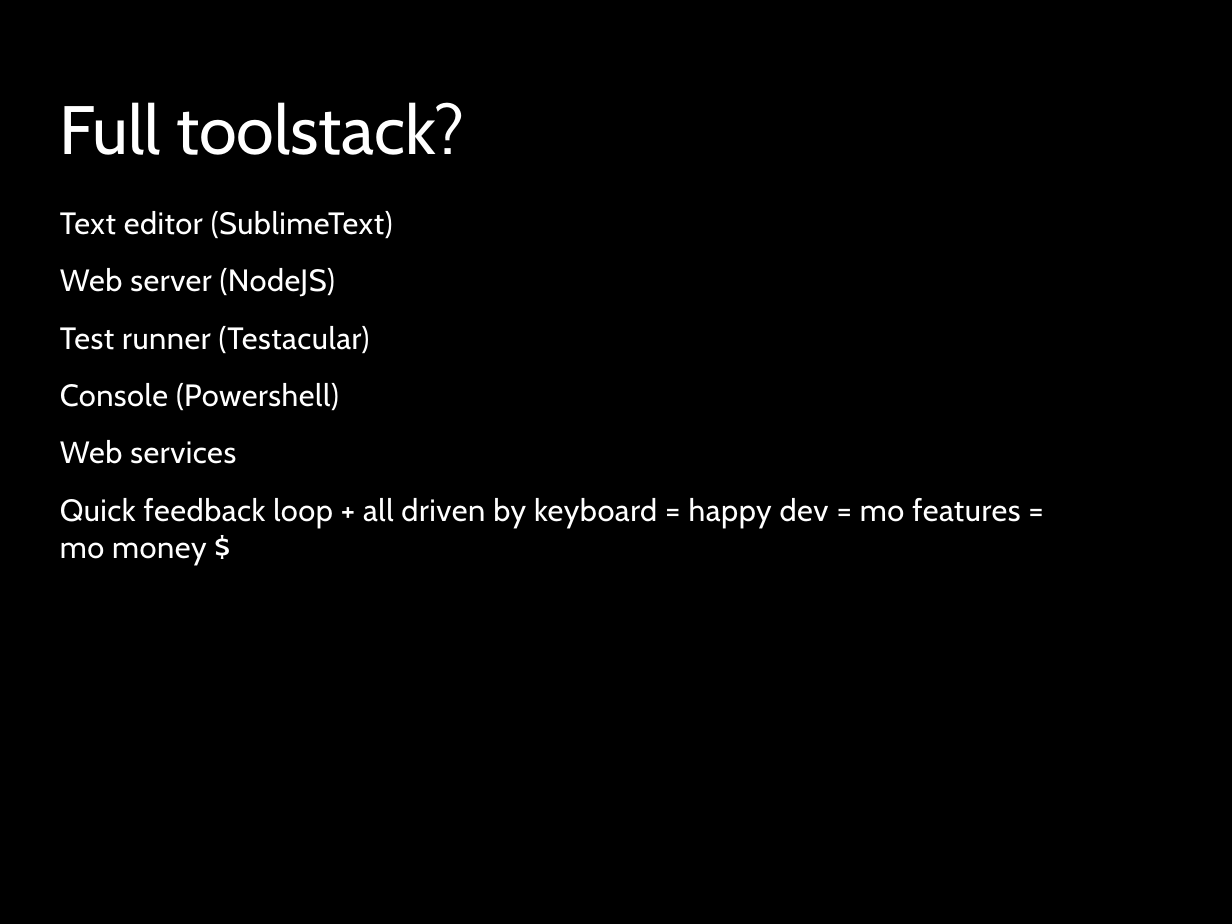
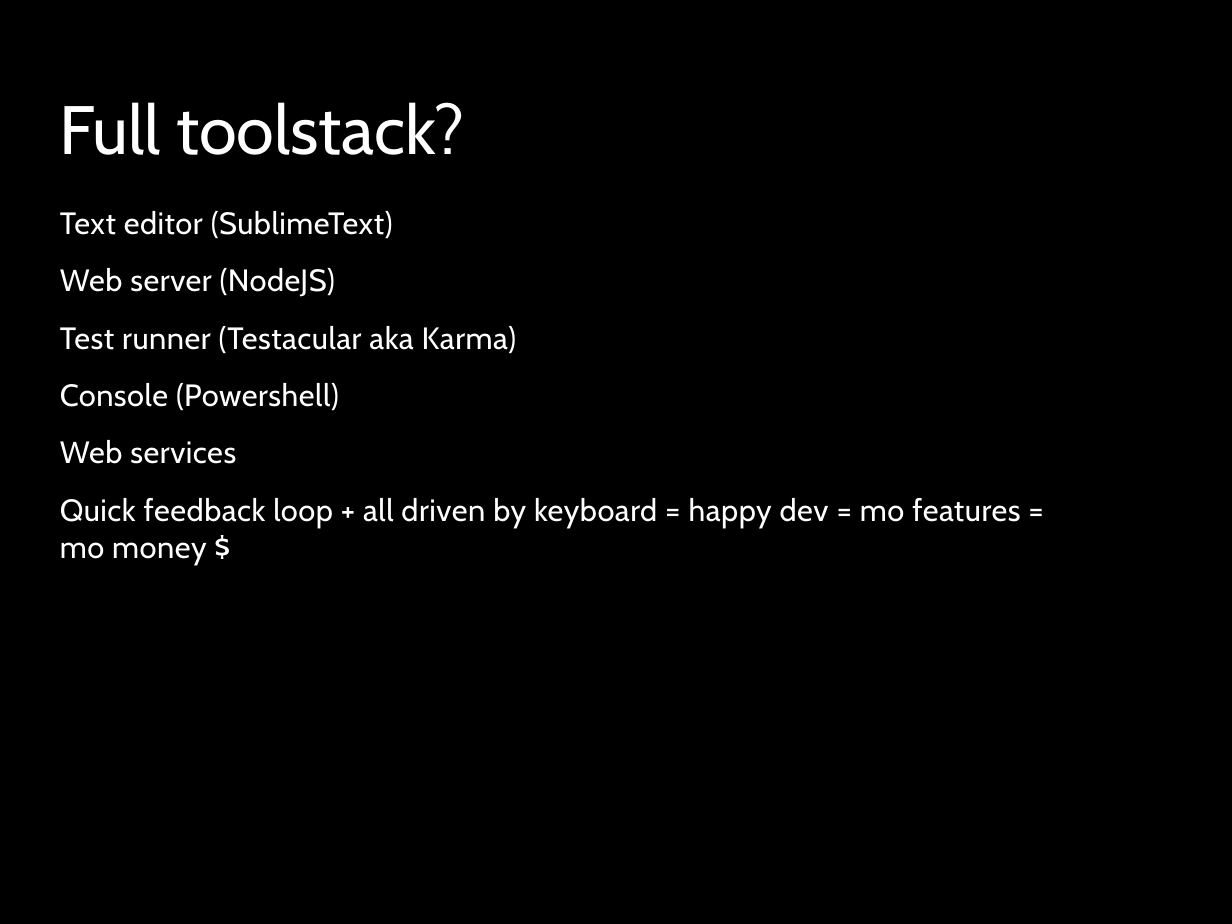
Before and after one commit to kevinkemp/Presentations, a slide deck: slide 9 of angularjs/AngularJS.pptx (slide 8 before the commit). Drawn at 1232x924 pixels with LibreOffice and Linux fonts; fonts in the diff are those of the drawing; background and template pictures are left out. Boxes give left, top, right and bottom in pixels: in the first picture for what was removed or moved away, otherwise in the second. Text is boxed around its words. In the diff, an @@ line names an element or a change of style, - is before the commit and + after.

```diff
--- a/angularjs/AngularJS.pptx
+++ b/angularjs/AngularJS.pptx
@@ text at [60,326,516,354]: text changed @@
-Test runner (Testacular)
+Test runner (Testacular aka Karma)
```
Also in this commit, not shown: 7 other slides changed, 1 slide added.
